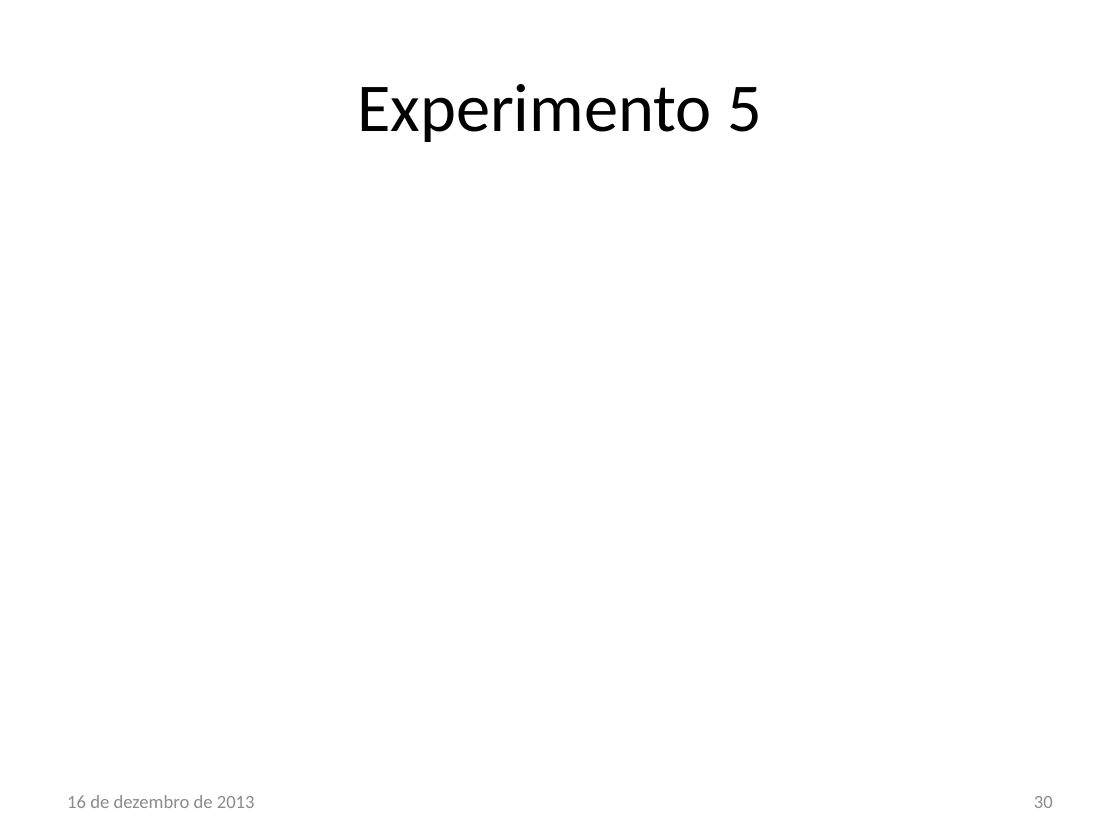
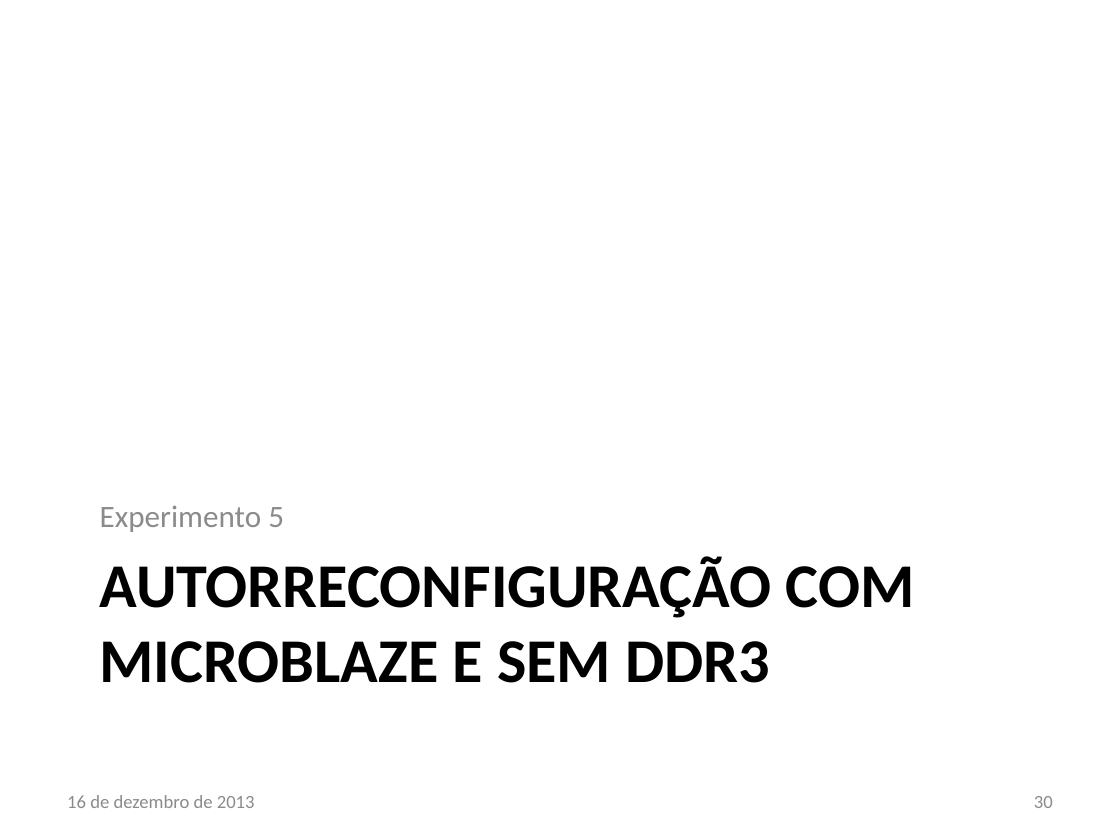
Before and after one commit to lsoliveira459/tg2, a slide deck: slide 30 of Apresentação/Estudo e Implementação de Reconfiguração Dinâmica.pptx. Drawn at 1120x840 pixels with LibreOffice and Linux fonts; fonts in the diff are those of the drawing; background and template pictures are left out. Boxes give left, top, right and bottom in pixels: in the first picture for what was removed or moved away, otherwise in the second. Text is boxed around its words. In the diff, an @@ line names an element or a change of style, - is before the commit and + after.

```diff
--- a/Apresentação/Estudo e Implementação de Reconfiguração Dinâmica.pptx
+++ b/Apresentação/Estudo e Implementação de Reconfiguração Dinâmica.pptx
@@ text "Experimento 5": place and size @@
-text "Experimento 5" at [357,84,763,142]
+text "Experimento 5" at [100,505,284,532]
@@ text "Experimento 5" at [100,505,284,532]: size 44 to 20 pt, text colour #000000 to #8C8C8C; alignment centre to left; more space between paragraphs; vertical alignment middle to bottom @@
@@ title added at [100,556,915,683], 40 pt, text #000000, bold @@
+AUTORRECONFIGURAÇÃO COM MICROBLAZE E SEM DDR3
```
Also in this commit, not shown: 10 other slides changed, 2 slides added, 4 other files.
